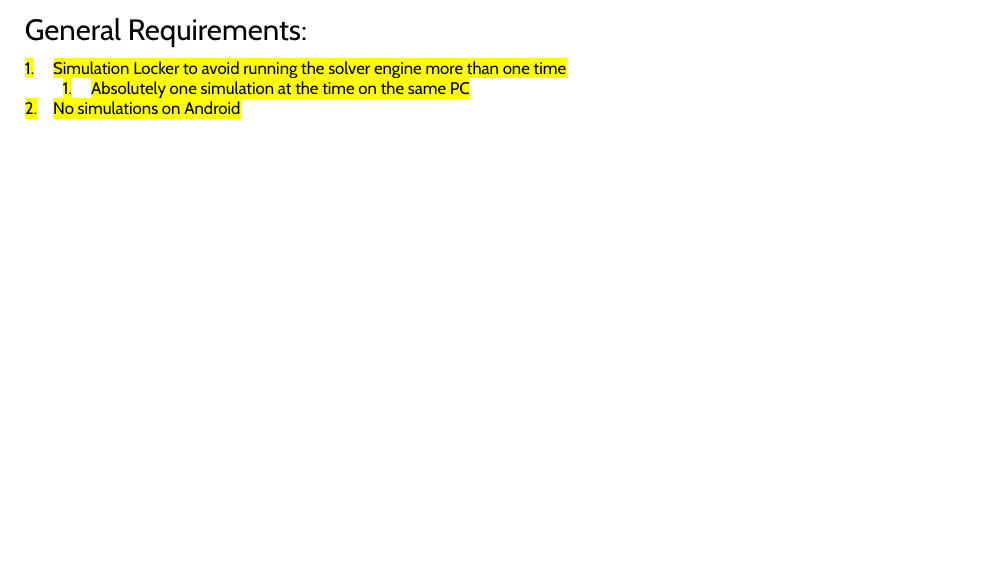
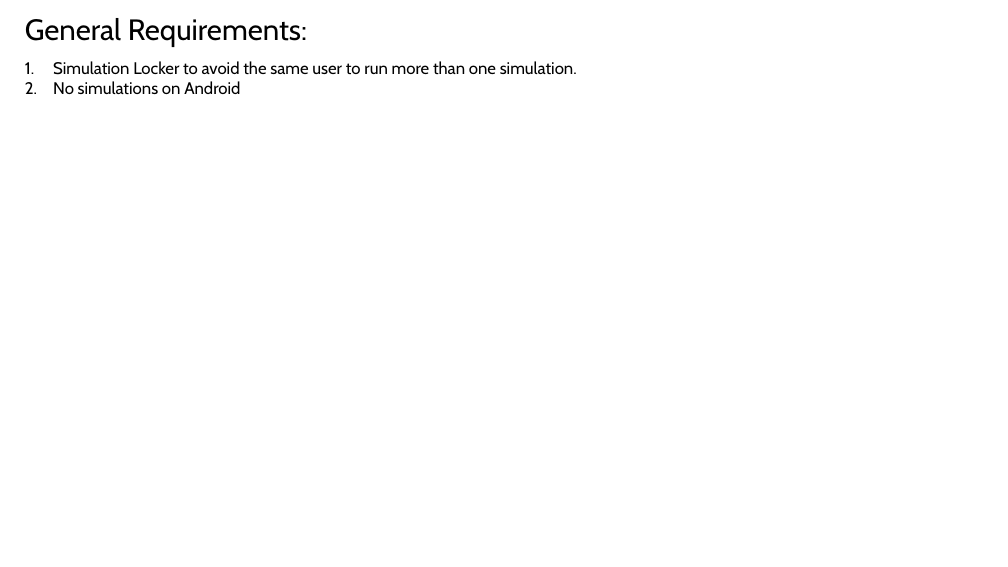
Before and after one commit to Cristiana85/integra-v1.0, a slide deck: slide 5 of INTEGRA Editor Project.pptx (slide 3 before the commit). Drawn at 1008x567 pixels with LibreOffice and Linux fonts; fonts in the diff are those of the drawing. Boxes give left, top, right and bottom in pixels: in the first picture for what was removed or moved away, otherwise in the second. Text is boxed around its words. In the diff, an @@ line names an element or a change of style, - is before the commit and + after.

```diff
--- a/INTEGRA Editor Project.pptx
+++ b/INTEGRA Editor Project.pptx
@@ text at [53,61,577,75]: text changed @@
-1. Simulation Locker to avoid running the solver engine more than one time
-  1. Absolutely one simulation at the time on the same PC
+1. Simulation Locker to avoid the same user to run more than one simulation.
@@ text at [53,81,240,95]: highlight #FFFF00 to none in "No simulations on Android" @@
```
Also in this commit, not shown: 1 other slide changed, 4 slides added, 5 slides removed, 1 other file.
